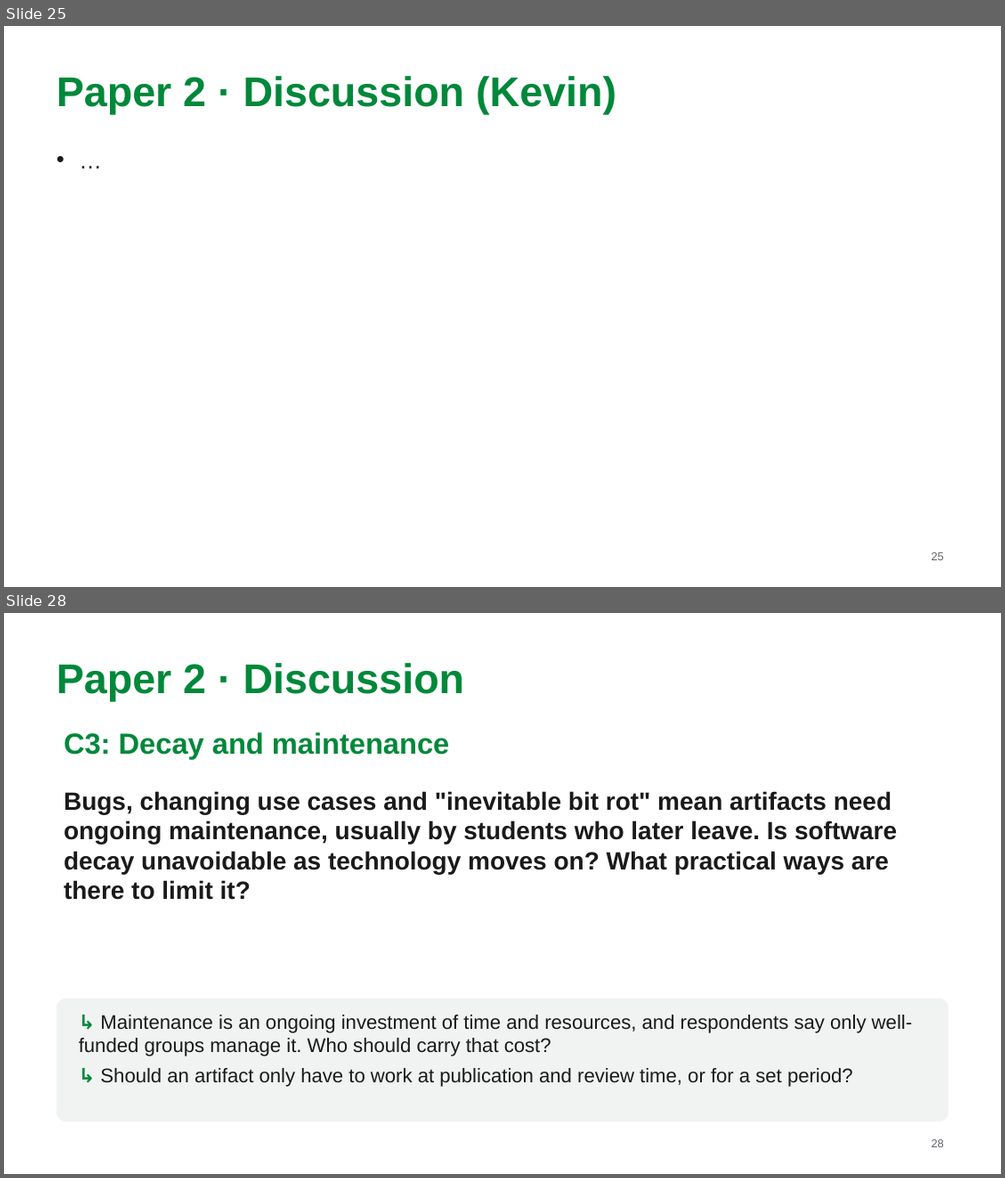
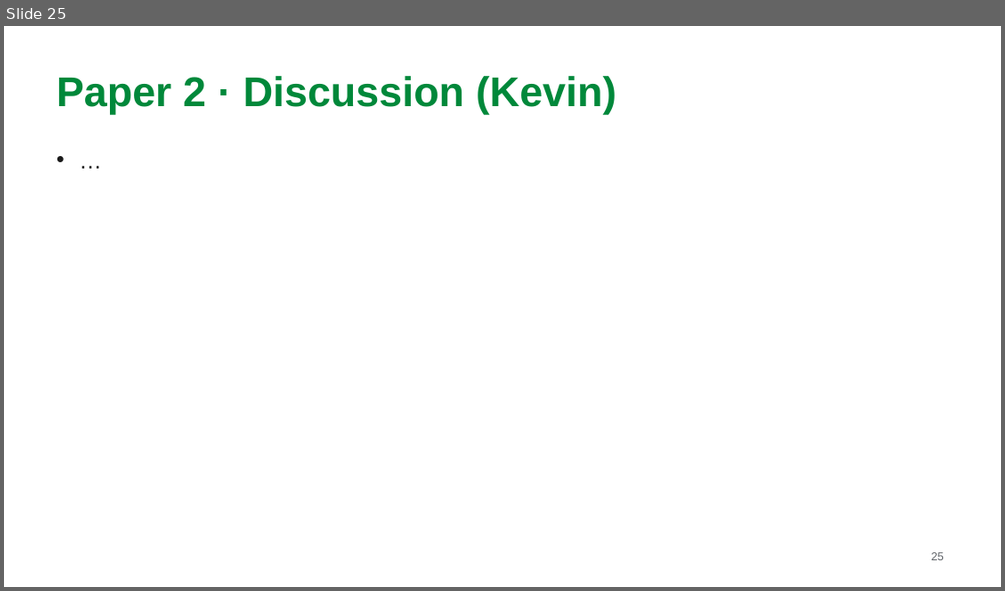
Before and after one commit to MarkAndreDuesing/Reprod_Docs_And_Notes, a slide deck: Vorl_2/slides/lecture2-team-paper2.pptx. Shown one above the other, each under a label of ours: slides 25 and 28 before the commit, slide 25 after it; the slides between them are not shown. The pictures are 1005x1178 and 1005x591 pixels, drawn with LibreOffice and Linux fonts; fonts in the diff are those of the drawing. Boxes give left, top, right and bottom in pixels: in the first picture for what was removed or moved away, otherwise in the second. Text is boxed around its words. In the diff, an @@ line names an element or a change of style, - is before the commit and + after.

```diff
--- a/Vorl_2/slides/lecture2-team-paper2.pptx
+++ b/Vorl_2/slides/lecture2-team-paper2.pptx
@@ slide 28 removed at (4,613,1001,1174), background #FFFFFF @@
@@ text removed at (57,663,465,701) @@
-Paper 2 · Discussion
@@ text removed at (64,732,449,759) @@
-C3: Decay and maintenance
@@ text removed at (64,791,897,900) @@
-Bugs, changing use cases and "inevitable bit rot" mean artifacts need ongoing maintenance, usually by students who later leave. Is software decay unavoidable as technology moves on? What practical ways are there to limit it?
@@ rounded rectangle removed at (57,998,948,1121) @@
@@ text removed at (79,1014,912,1086) @@
-↳ Maintenance is an ongoing investment of time and resources, and respondents say only well-funded groups manage it. Who should carry that cost?
-↳ Should an artifact only have to work at publication and review time, or for a set period?
@@ page number removed at (931,1139,944,1147) @@
-28
```
Also in this commit, not shown: 9 slides changed, 11 slides added, 3 other slides removed, 2 other files.
